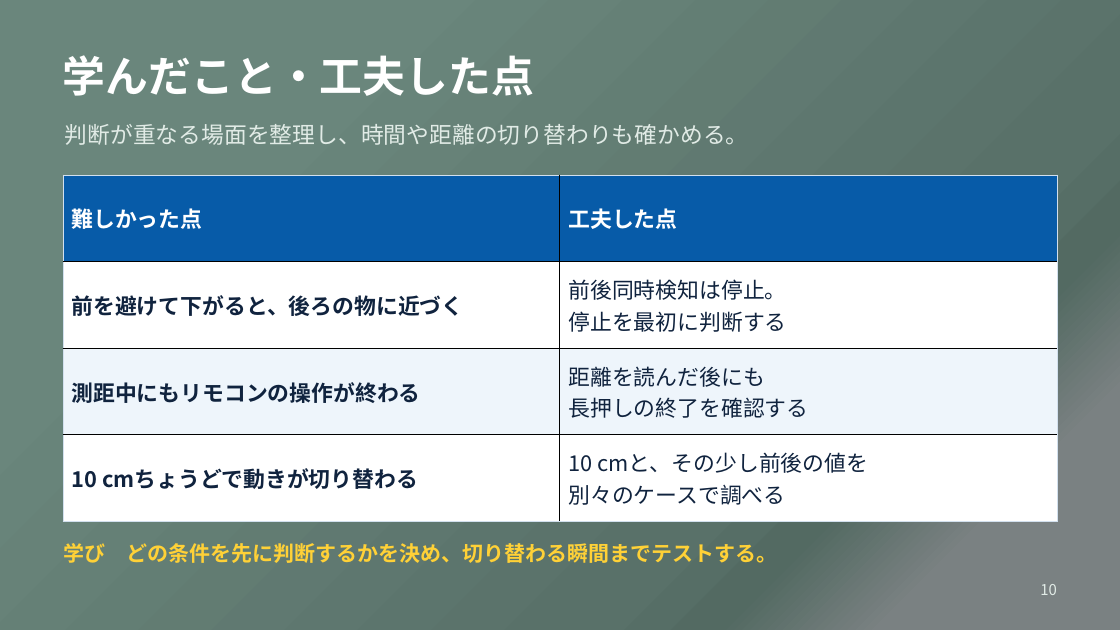
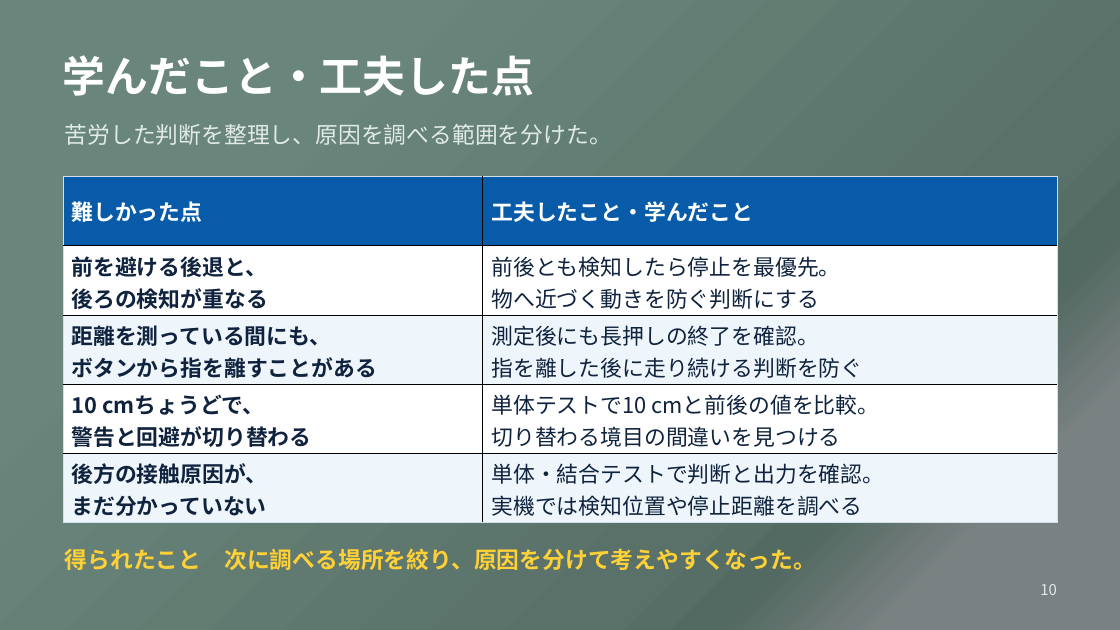
Before and after one commit to aaa1550/-, a slide deck: slide 10 of docs/files/OSOYOO_robot_car_presentation.pptx. Drawn at 1120x630 pixels with LibreOffice and Linux fonts; fonts in the diff are those of the drawing. Boxes give left, top, right and bottom in pixels: in the first picture for what was removed or moved away, otherwise in the second. Text is boxed around its words. In the diff, an @@ line names an element or a change of style, - is before the commit and + after.

```diff
--- a/docs/files/OSOYOO_robot_car_presentation.pptx
+++ b/docs/files/OSOYOO_robot_car_presentation.pptx
@@ text at [65,124,612,145]: text changed @@
-判断が重なる場面を整理し、時間や距離の切り替わりも確かめる。
+苦労した判断を整理し、原因を調べる範囲を分けた。
@@ table at [63,176,1057,522] @@
-row 1: 難しかった点 | 工夫した点
-row 2: 前を避けて下がると、後ろの物に近づく | 前後同時検知は停止。 / 停止を最初に判断する
-row 3: 測距中にもリモコンの操作が終わる | 距離を読んだ後にも / 長押しの終了を確認する
-row 4: 10 cmちょうどで動きが切り替わる | 10 cmと、その少し前後の値を / 別々のケースで調べる
+row 1: 難しかった点 | 工夫したこと・学んだこと
+row 2: 前を避ける後退と、 / 後ろの検知が重なる | 前後とも検知したら停止を最優先。 / 物へ近づく動きを防ぐ判断にする
+row 3: 距離を測っている間にも、 / ボタンから指を離すことがある | 測定後にも長押しの終了を確認。 / 指を離した後に走り続ける判断を防ぐ
+row 4: 10 cmちょうどで、 / 警告と回避が切り替わる | 単体テストで10 cmと前後の値を比較。 / 切り替わる境目の間違いを見つける
+row 5: 後方の接触原因が、 / まだ分かっていない | 単体・結合テストで判断と出力を確認。 / 実機では検知位置や停止距離を調べる
@@ text at [65,548,816,570]: text changed; size 18 to 19.5 pt @@
-学び どの条件を先に判断するかを決め、切り替わる瞬間までテストする。
+得られたこと 次に調べる場所を絞り、原因を分けて考えやすくなった。
```
Also in this commit, not shown: 6 other slides changed, 3 other files.
